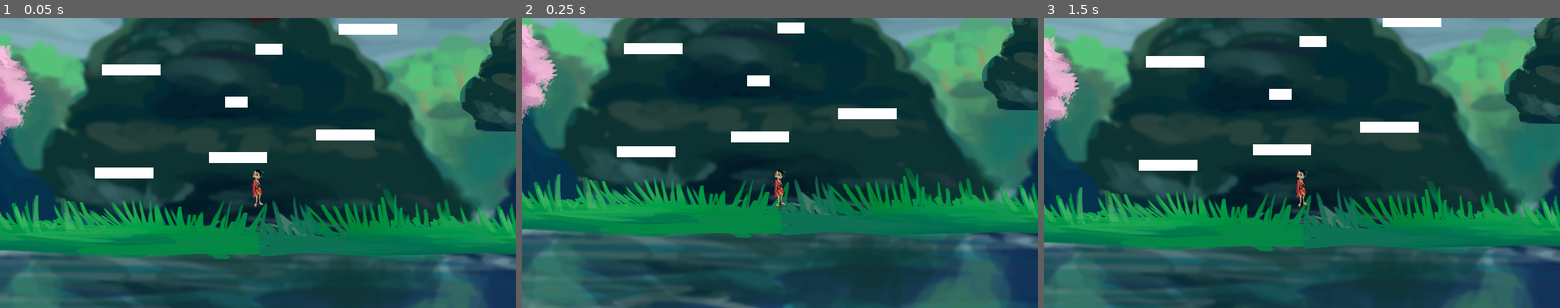
Above: before the commit, frames 1-3 (left to right).
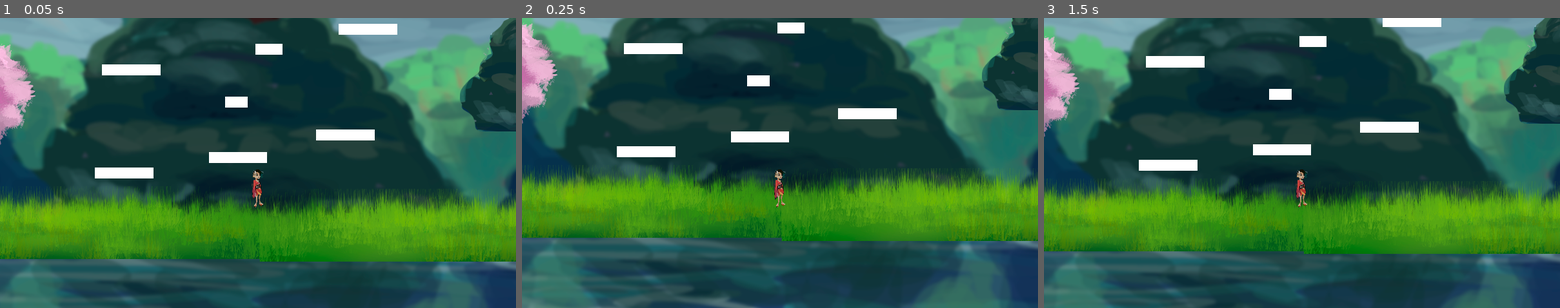
Above: after the commit, the same moments.

Repository: CentauriPrixima/Godot_Wild_Jam_58
Game: Godot game, scene res://Scenes/level_1.tscn
Two runs of this game, one before a commit and one after it. Both use one fixed random seed, a clock stepped at 60 frames per second and the inputs below.
Inputs:
- Up to frame 1 (0.05 s): no input
- Up to frame 2 (0.25 s): no input
- Up to frame 3 (1.5 s): tap Enter at 0.5 s; tap Space at 1.25 s

The runs differ from the first frame. In frame 1, 21% of the frame differs, in the area x 0-100%, y 58-84%; in frame 2, 21%; in frame 3, 21%, in the area x 0-100%, y 55-82%.

Commit message:
Updated Levels to kyveri

Diff:
--- a/Godot_Wild_Jam_#58/Scenes/Kyveri_Level_1.tscn
+++ b/Godot_Wild_Jam_#58/Scenes/Kyveri_Level_1.tscn
@@ -17,21 +17,14 @@
 [ext_resource type="Texture2D" uid="uid://cnmqu8h6exx7g" path="res://Assets/Objects/Sakura_Tree_B.png" id="15_soocs"]
 [ext_resource type="Texture2D" uid="uid://rfrpk4hq0t6c" path="res://Assets/Objects/Bush_B.png" id="16_lfpbp"]
 
-[sub_resource type="Environment" id="Environment_mvuu1"]
-background_mode = 3
-background_energy_multiplier = 5.2
-fog_enabled = true
-fog_light_color = Color(0.137255, 0.623529, 0.623529, 1)
-fog_light_energy = 1.48
-fog_density = 0.2221
-fog_height = -62.06
+[sub_resource type="Environment" id="Environment_5eko8"]
 
 [node name="Level1" type="Node2D"]
 position = Vector2(534, -191)
 scale = Vector2(0.452, 0.452)
 
 [node name="WorldEnvironment" type="WorldEnvironment" parent="."]
-environment = SubResource("Environment_mvuu1")
+environment = SubResource("Environment_5eko8")
 
 [node name="CanvasLayer" type="CanvasLayer" parent="."]
 layer = -10
@@ -223,19 +216,19 @@
 scale = Vector2(25.864, 1)
 
 [node name="floting_rock3" parent="Platforms" instance=ExtResource("13_184o8")]
-position = Vector2(-157.08, 327.434)
+position = Vector2(-157.08, 382.743)
 
 [node name="floting_rock4" parent="Platforms" instance=ExtResource("13_184o8")]
-position = Vector2(-471.239, 154.867)
+position = Vector2(-471.239, 252.212)
 
 [node name="floting_rock5" parent="Platforms" instance=ExtResource("13_184o8")]
-position = Vector2(-99.5576, -99.5576)
+position = Vector2(-90.708, 44.2477)
 
 [node name="floting_rock6" parent="Platforms" instance=ExtResource("13_184o8")]
-position = Vector2(415.929, -97.3451)
+position = Vector2(351.77, -61.9469)
 
 [node name="floting_rock7" parent="Platforms" instance=ExtResource("13_184o8")]
-position = Vector2(991.15, -88.4956)
+position = Vector2(823.009, -112.832)
 
 [node name="floting_rock8" parent="Platforms" instance=ExtResource("13_184o8")]
 position = Vector2(690.265, -564.159)
@@ -330,6 +323,7 @@
 [node name="ParallaxLayer" type="ParallaxLayer" parent="Foreground Elements/Grass"]
 position = Vector2(5, -8)
 motion_scale = Vector2(1.1, 1.1)
+motion_offset = Vector2(0, 50)
 
 [node name="GrassPlane" type="Sprite2D" parent="Foreground Elements/Grass/ParallaxLayer"]
 position = Vector2(500, 41)
@@ -346,7 +340,21 @@
 offset = Vector2(0, -80)
 
 [node name="GrassPlane3" type="Sprite2D" parent="Foreground Elements/Grass/ParallaxLayer"]
-position = Vector2(-107, 41)
+position = Vector2(1047, -11)
+scale = Vector2(0.25, 0.25)
+texture = ExtResource("14_scs0q")
+centered = false
+offset = Vector2(0, -80)
+
+[node name="GrassPlane5" type="Sprite2D" parent="Foreground Elements/Grass/ParallaxLayer"]
+position = Vector2(580, -13)
+scale = Vector2(0.25, 0.25)
+texture = ExtResource("14_scs0q")
+centered = false
+offset = Vector2(0, -80)
+
+[node name="GrassPlane6" type="Sprite2D" parent="Foreground Elements/Grass/ParallaxLayer"]
+position = Vector2(137, -3)
 scale = Vector2(0.25, 0.25)
 texture = ExtResource("14_scs0q")
 centered = false
@@ -500,3 +508,13 @@
 offset_bottom = 626.283
 scale = Vector2(92.5044, 26.3097)
 color = Color(0.129412, 0.270588, 0.176471, 1)
+
+[node name="PointLight2D" type="DirectionalLight2D" parent="."]
+position = Vector2(-513.274, -1772.12)
+color = Color(0.694118, 0.360784, 0.0901961, 1)
+energy = 0.59
+range_layer_min = -100
+range_layer_max = 100
+shadow_enabled = true
+shadow_color = Color(0.647059, 0, 0.639216, 0.631373)
+height = 0.11
Binary file changed: Godot_Wild_Jam_#58/Assets/Objects/Grass_Plane.png
